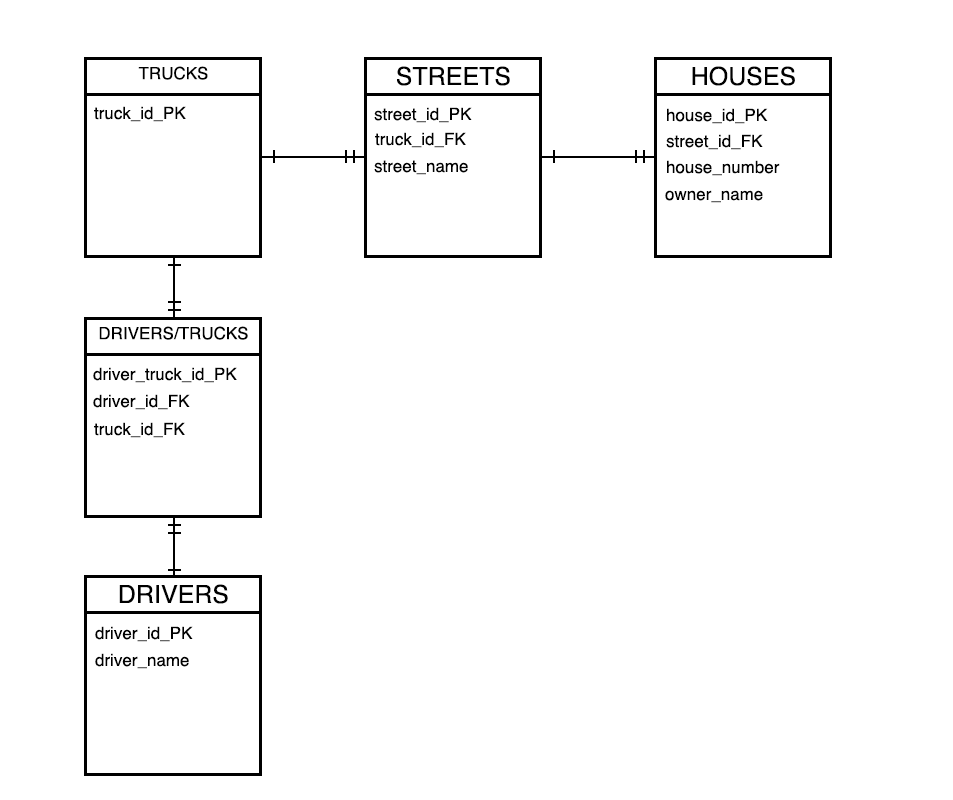
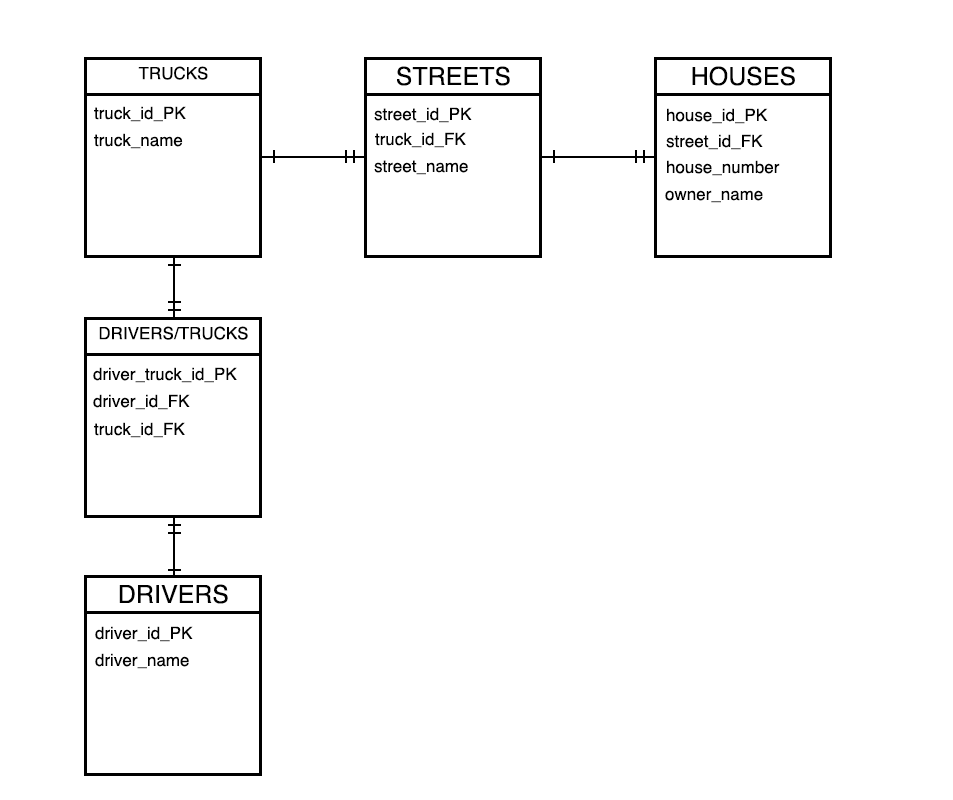
Layers edited between the first and the second 953 x 800 image:
added layer "truck_name" in group "Trucks" over 94, 133, 183, 149
